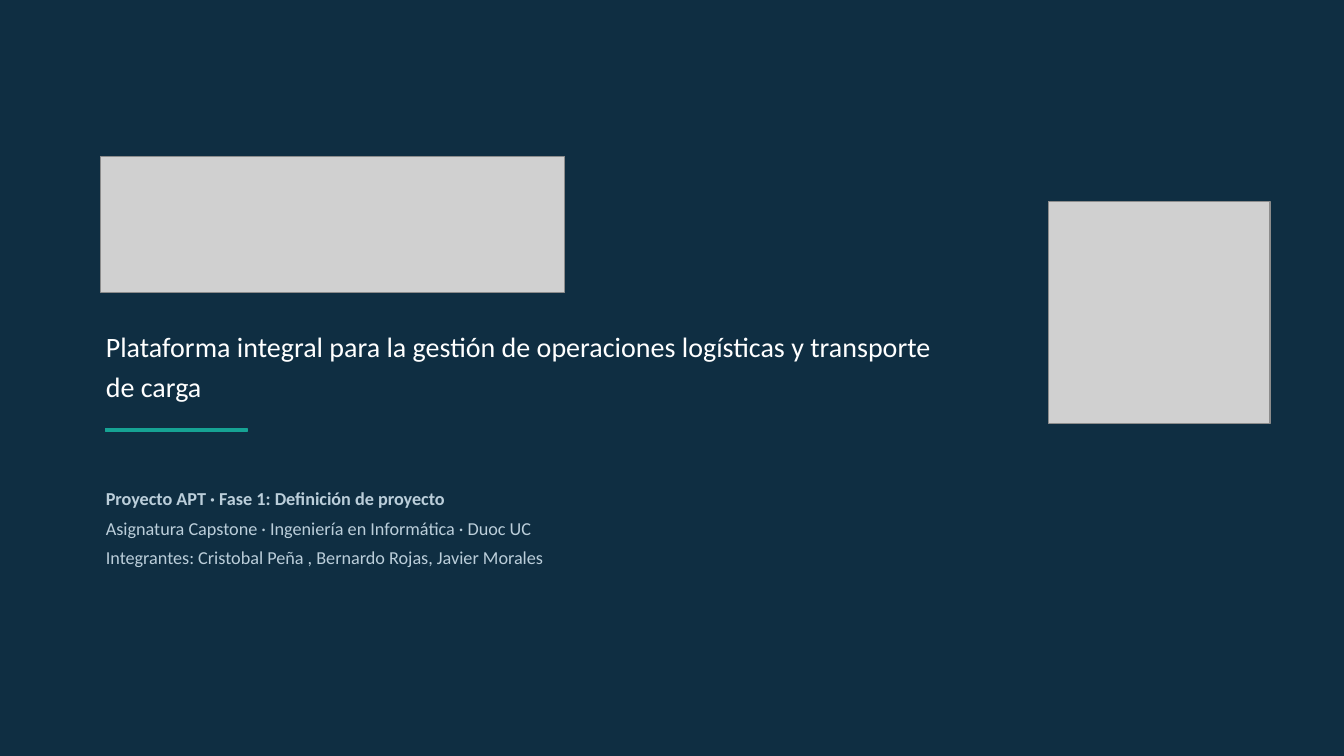
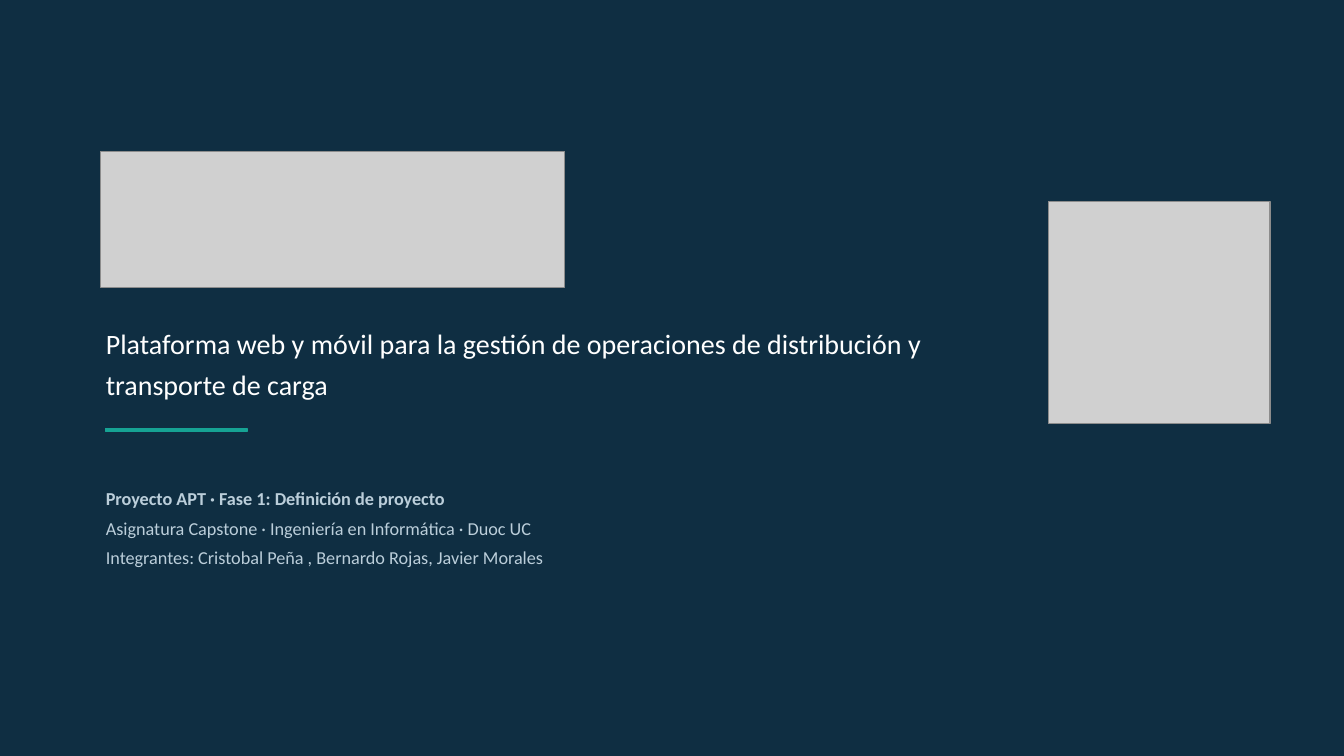
Before and after one commit to jmoralesduoc/Vialnex, a slide deck: slide 1 of Fase 1/Evidencia Grupales/vialNex_Presentacion_Proyecto_APT.pptx. Drawn at 1344x756 pixels with LibreOffice and Linux fonts; fonts in the diff are those of the drawing; grey boxes stand for pictures. Boxes give left, top, right and bottom in pixels: in the first picture for what was removed or moved away, otherwise in the second. Text is boxed around its words. In the diff, an @@ line names an element or a change of style, - is before the commit and + after.

```diff
--- a/Fase 1/Evidencia Grupales/vialNex_Presentacion_Proyecto_APT.pptx
+++ b/Fase 1/Evidencia Grupales/vialNex_Presentacion_Proyecto_APT.pptx
@@ picture: place and size @@
-picture at (101, 156, 565, 292)
+picture at (101, 151, 565, 287)
@@ text at (106, 334, 921, 400): text changed @@
-Plataforma integral para la gestión de operaciones logísticas y transporte de carga
+Plataforma web y móvil para la gestión de operaciones de distribución y transporte de carga
```
Also in this commit, not shown: 9 other slides changed, 10 slides added, 10 slides removed, 1 other file.
